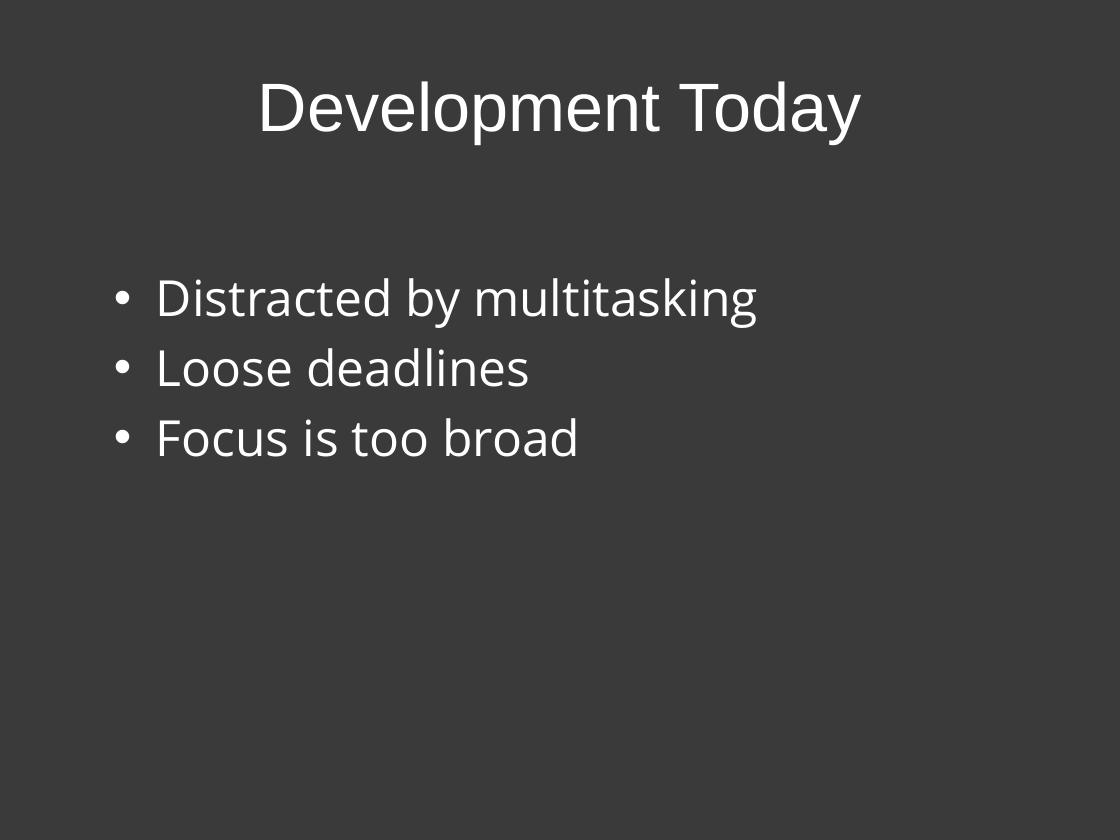
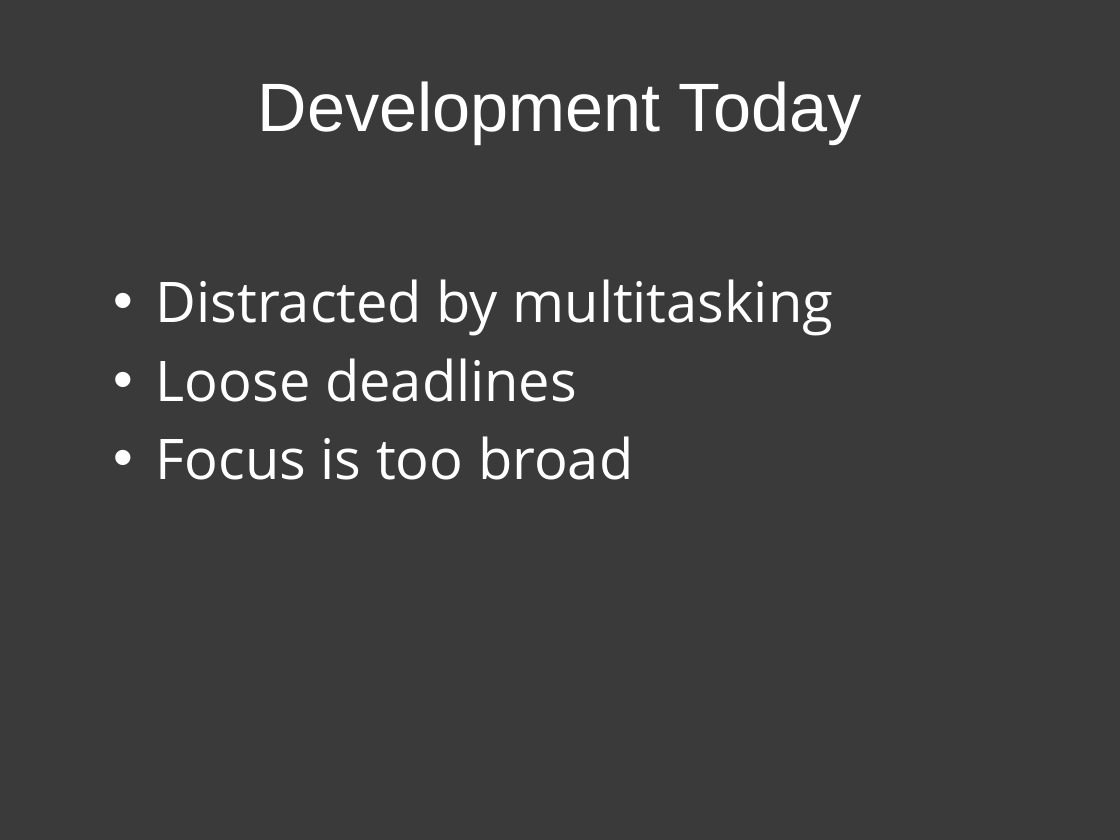
Before and after one commit to patik/code-sprint, a slide deck: slide 1 of code-sprint.pptx. Drawn at 1120x840 pixels with LibreOffice and Linux fonts; fonts in the diff are those of the drawing. Boxes give left, top, right and bottom in pixels: in the first picture for what was removed or moved away, otherwise in the second. Text is boxed around its words. In the diff, an @@ line names an element or a change of style, - is before the commit and + after.

```diff
--- a/code-sprint.pptx
+++ b/code-sprint.pptx
@@ text "Distracted by multitasking" at (x1=156, y1=279, x2=833, y2=480): size 32 to 36 pt @@
```
Also in this commit, not shown: 8 other slides changed, 1 other file.
